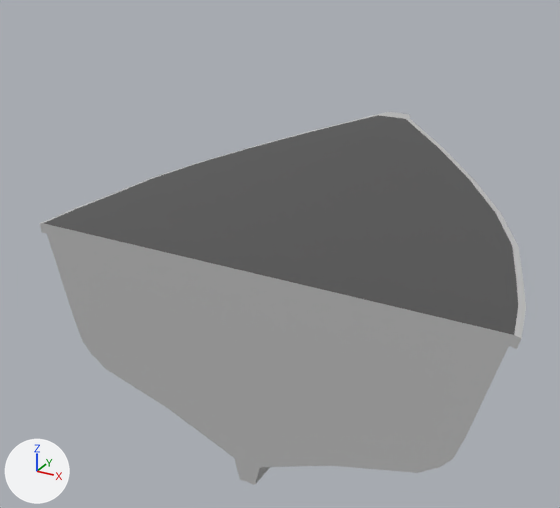
What one commit did to the FBX model Assets/Graphics/Boats/boat_hull_S_bow.fbx.
Camera for both pictures: a 50 mm lens placed at (2.38, -4.8, 3.79), pointed at (-0.33, 0.13, 1.32). The lights are fixed; the arrows at lower left show +X, +Y and +Z. Where no turn or scale is listed for an object, it has been applied to the vertices.

The scene before the commit, as lines of its bpy script (objects in view):
```python
me_mesh = bpy.data.meshes.new('Mesh')
me_mesh.from_pydata(...)  # 232 vertices, 232 faces; spans x -1.76..1.76, y -1.35..1.35, z -1.07..1.07
# faces by material slot: [218, 14]
me_mesh.materials.append(mat_m_boat_hull_s)  # grey #bcbcbc
me_mesh.materials.append(mat_m_boat_deck_s)  # dark grey #4f4f4f
ob_boat_s_bow = bpy.data.objects.new('boat_S_bow', me_mesh)
ob_boat_s_bow.location = (0.0, 0.383, 1.077)
```
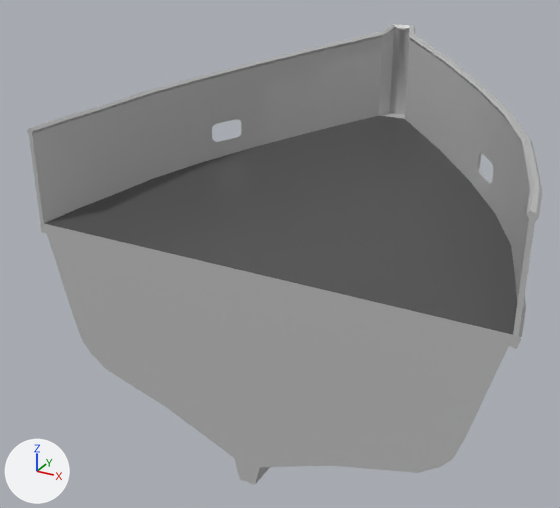
Where the newer file only moved an object's origin or applied its transform, the numbers keep the older frame.

What differs and where, as boxes [x1, y1, x2, y2] in the pictures (560 x 508 px):
```json
{"object": "boat_S_bow", "change": "reshaped", "before": [39, 112, 526, 485], "after": [27, 24, 542, 485], "on screen": "24% taller"}
{"part": 1, "of": "me_mesh", "change": "built on", "before": [39, 195, 526, 338], "after": [27, 24, 542, 339]}
```

Scene script edits in JSON lines:
```json
{"block": "me_mesh", "where": "# used by ob_boat_s_bow; location = (0.0, 0.383, 1.077)"}
{"op": "remove", "block": "me_mesh", "code": "me_mesh.from_pydata(...)  # 232 vertices, 232 faces; spans x -1.76..1.76, y -1.35..1.35, z -1.07..1.07"}
{"op": "add", "block": "me_mesh", "code": "me_mesh.from_pydata(...)  # 464 vertices, 477 faces; spans x -1.76..1.76, y -1.36..1.35, z -1.07..1.84"}
{"block": "me_mesh", "change": "me_mesh part 1"}
{"block": "me_mesh", "change": "8 faces are deleted"}
{"block": "me_mesh", "change": "2 vertices move within x -1.66..1.66, y -1.04, z 0.64"}
{"block": "me_mesh", "change": "204 vertices are added at x -1.76..1.76, y -1.36..1.35, z 0.6..1.84"}
{"block": "me_mesh", "change": "28 new vertices lie (0.0, 0.0, 0.68) away from vertices in x -1.74..1.74, y -1.35..1.18, z 0.6..1.07"}
{"block": "me_mesh", "change": "249 new faces join them, mat_m_boat_hull_s (grey #bcbcbc)"}
{"block": "me_mesh", "change": "4 new faces join them, mat_m_boat_deck_s (dark grey #4f4f4f)"}
```
